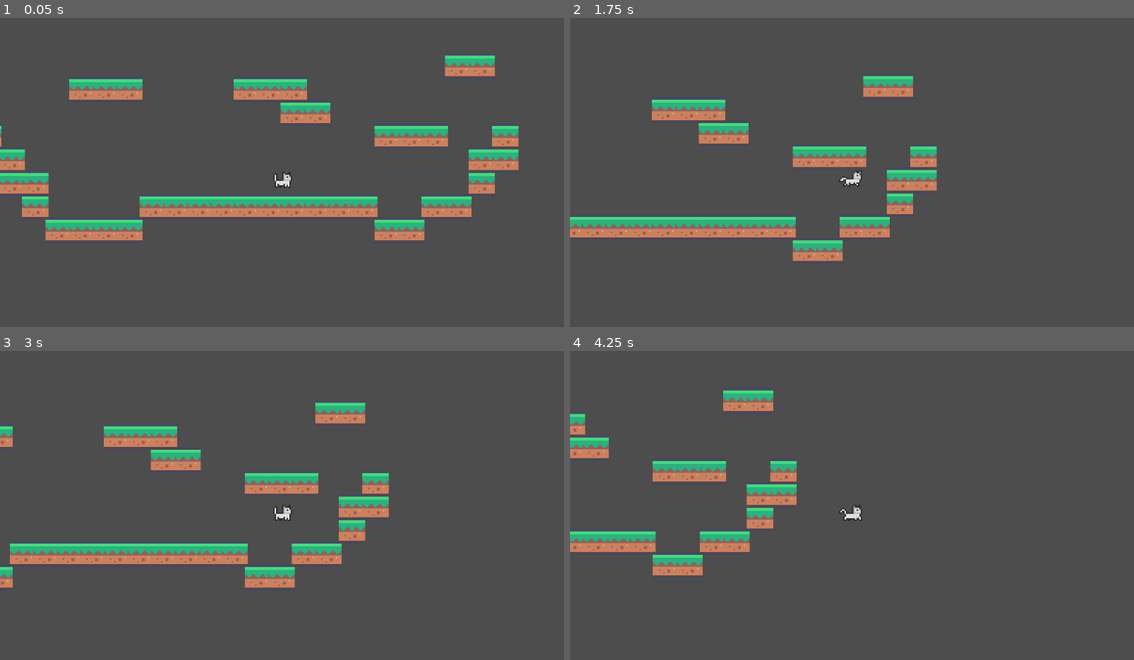
Above: before the commit, frames 1-4 (two rows, left to right).
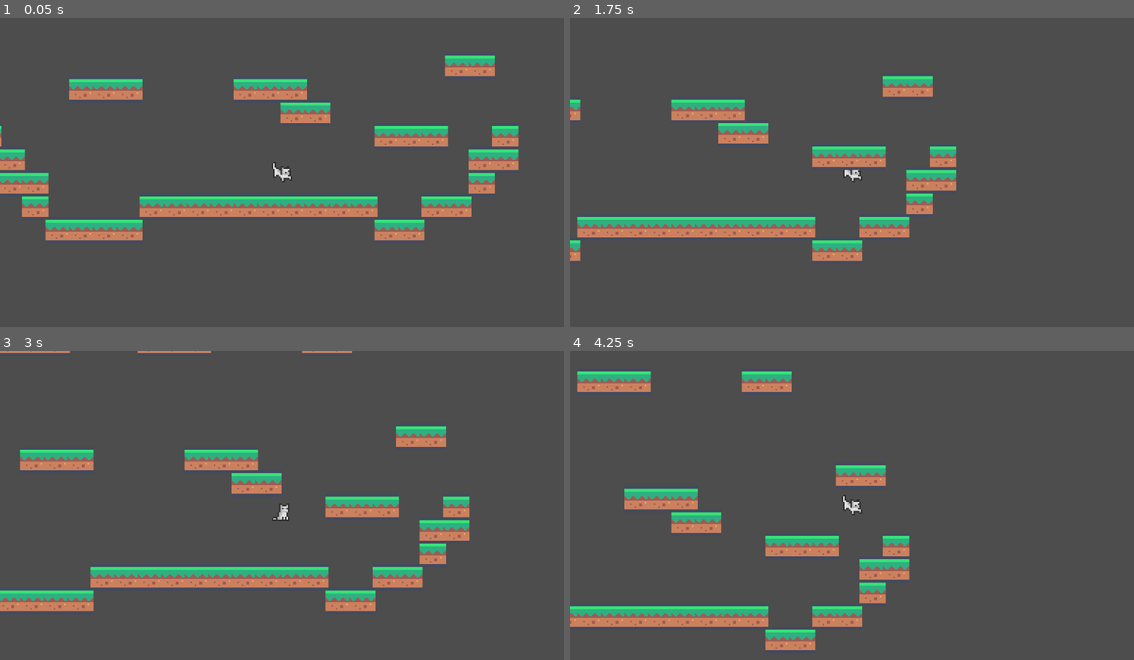
Above: after the commit, the same moments.

Repository: CthulhuYar/godot-game
Game: Godot game, scene res://main.tscn
The game is run twice, just before and just after one commit, with the same random seed, the same clock (stepped at 60 frames per second) and the same inputs.
Inputs:
- Up to frame 1 (0.05 s): no input
- Up to frame 2 (1.75 s): tap Enter (ui_accept) at 0.5 s; hold Right (ui_right) from 0.53 s (still down); tap Space (jump) at 0.6, 0.77, 1.07, 1.35, 1.52 s
- Up to frame 3 (3 s): tap Space (jump) at 1.82, 2.1, 2.85 s; release Right (ui_right) at 2.03 s; hold Left (ui_left) 2.03-2.78 s; hold Right (ui_right) from 2.78 s (still down)
- Up to frame 4 (4.25 s): keep holding Right (ui_right); tap Space (jump) at 3.02, 3.32, 3.6, 3.77, 4.07 s

The runs differ from the first frame. In frame 1, 0.2% of the frame differs, in the area x 48-52%, y 46-56%; in frame 2, 6.0%; in frame 3, 16%, in the area x 0-84%, y 0-85%; in frame 4, 15%.

Commit message:
Живая анимация котика в прыжке и падении

Diff:
--- a/player/PlayerFSM.gd
+++ b/player/PlayerFSM.gd
@@ -20,11 +20,20 @@
 		states.idle:
 			if parent.velocity.length() > 10:
 				return states.walk
+			if parent.velocity.y < 0:
+				return states.jump
 		states.walk:
 			if parent.velocity.length() < 10:
 				return states.idle
-		states.hurt:
-			if not animation_player.is_playing():
+			if parent.velocity.y < 0:
+				return states.jump
+			if parent.velocity.y > 0:
+				return states.fall
+		states.jump:
+			if parent.velocity.y > 0:
+				return states.fall
+		states.fall:
+			if parent.is_on_floor():
 				return states.idle
 	return -1
 
